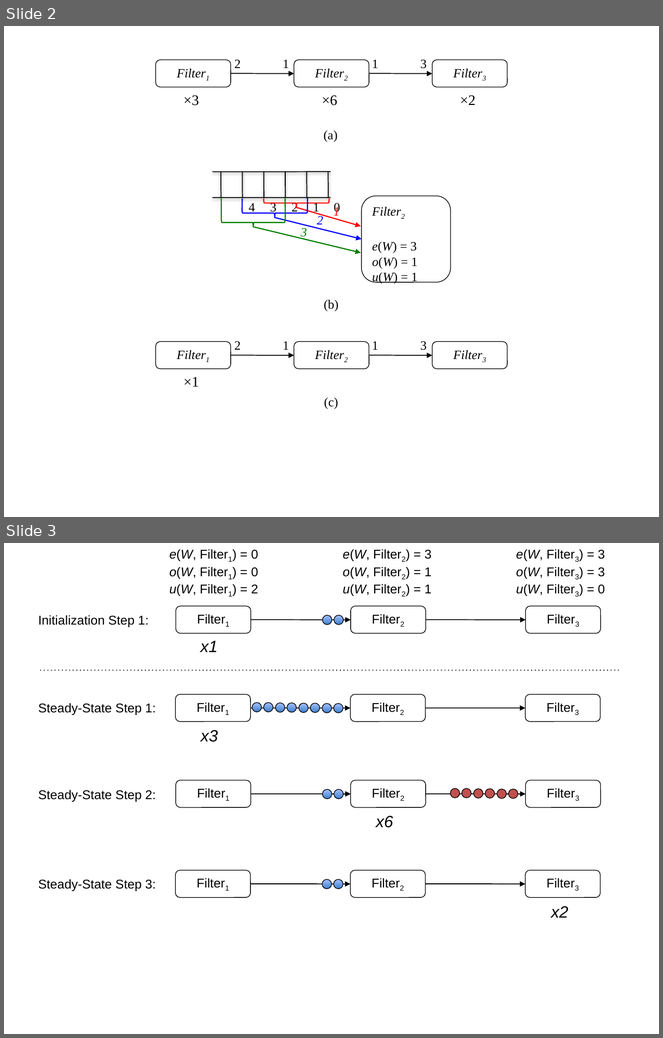
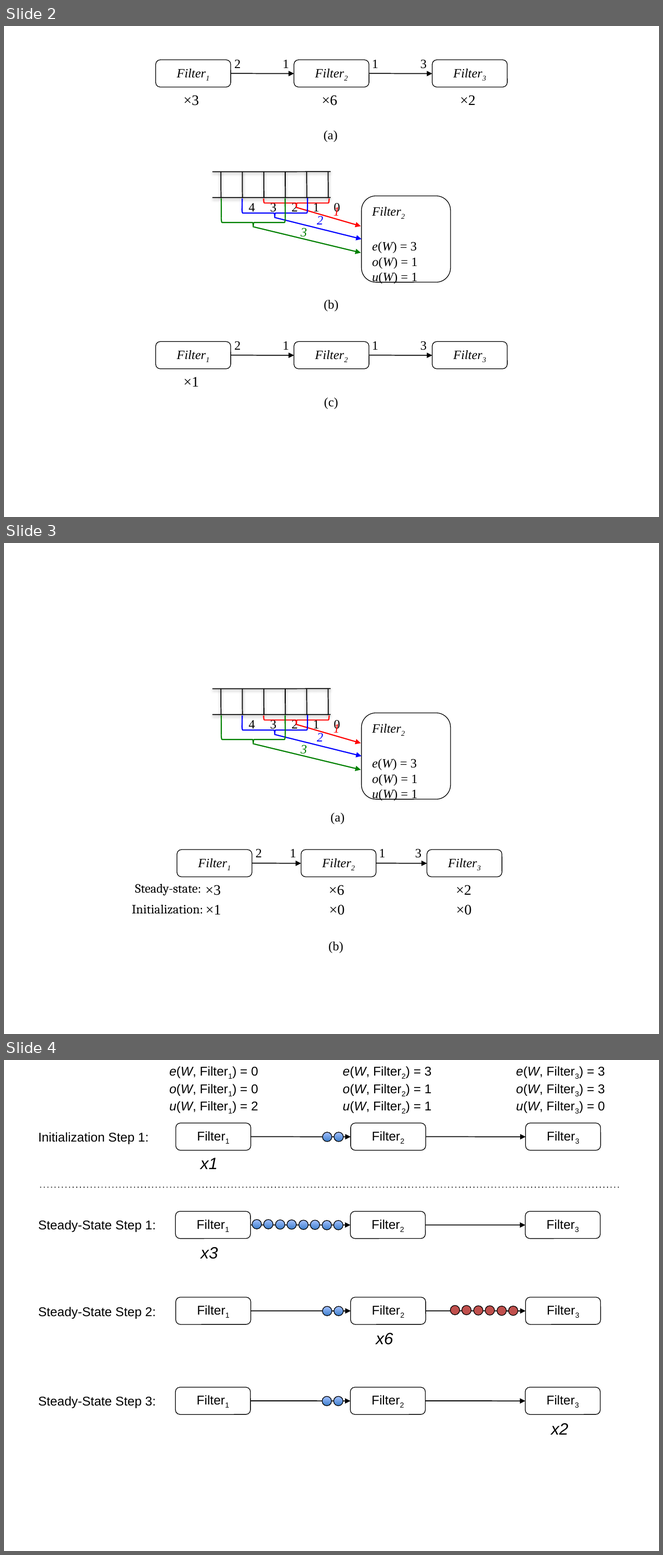
Before and after one commit to rrnewton/StreamIt, a slide deck: streams/docs/pldi-2011/figures/exe_model_examples.pptx. Shown one above the other, each under a label of ours: slides 2 and 3 before the commit, slides 2, 3 and 4 after it. The pictures are 663x1038 and 663x1555 pixels, drawn with LibreOffice and Linux fonts; fonts in the diff are those of the drawing. Boxes give left, top, right and bottom in pixels: in the first picture for what was removed or moved away, otherwise in the second. Text is boxed around its words. In the diff, an @@ line names an element or a change of style, - is before the commit and + after.

```diff
--- a/streams/docs/pldi-2011/figures/exe_model_examples.pptx
+++ b/streams/docs/pldi-2011/figures/exe_model_examples.pptx
@@ slide 3 added at <box>4,543,659,1034</box>, background #FFFFFF @@
@@ group added at <box>213,689,451,800</box>: 12 lines, 8 texts, 3 left braces, 3 arrows, 1 rounded rectangle @@
+Filter2
+e(W) = 3
+o(W) = 1
+u(W) = 1
+0
+1
+2
+3
+4
+1
+2
+3
@@ text added at <box>331,813,345,824</box>, 14 pt, text #000000 @@
+(a)
@@ rounded rectangle added at <box>177,850,253,877</box>, outline #000000 0.75 pt, 14 pt, text #000000, italic @@
+Filter1
@@ text added at <box>256,849,262,858</box>, 14 pt, text #000000 @@
+2
@@ text added at <box>290,849,296,858</box>, 14 pt, text #000000 @@
+1
@@ rounded rectangle added at <box>301,850,377,877</box>, outline #000000 0.75 pt, 14 pt, text #000000, italic @@
+Filter2
@@ text added at <box>379,849,385,858</box>, 14 pt, text #000000 @@
+1
@@ text added at <box>415,849,422,858</box>, 14 pt, text #000000 @@
+3
@@ rounded rectangle added at <box>427,850,503,877</box>, outline #000000 0.75 pt, 14 pt, text #000000, italic @@
+Filter3
@@ arrow added from (253, 863) to (301, 863), #000000 1 pt @@
@@ arrow added from (376, 863) to (427, 863), #000000 1 pt @@
@@ text added at <box>135,884,201,896</box>, 14 pt, text #000000 @@
+Steady-state:
@@ text added at <box>205,885,221,896</box>, 16 pt, text #000000 @@
+×3
@@ text added at <box>329,885,345,896</box>, 16 pt, text #000000 @@
+×6
@@ text added at <box>456,885,471,895</box>, 16 pt, text #000000 @@
+×2
@@ text added at <box>132,905,203,914</box>, 14 pt, text #000000 @@
+Initialization:
@@ text added at <box>206,905,221,915</box>, 16 pt, text #000000 @@
+×1
@@ text added at <box>330,905,345,915</box>, 16 pt, text #000000 @@
+×0
@@ text added at <box>456,905,472,915</box>, 16 pt, text #000000 @@
+×0
@@ text added at <box>328,942,344,953</box>, 14 pt, text #000000 @@
+(b)
@@ what was slide 3 is now slide 4 @@
```
Also in this commit, not shown: 1 slide changed, 20 other files.
